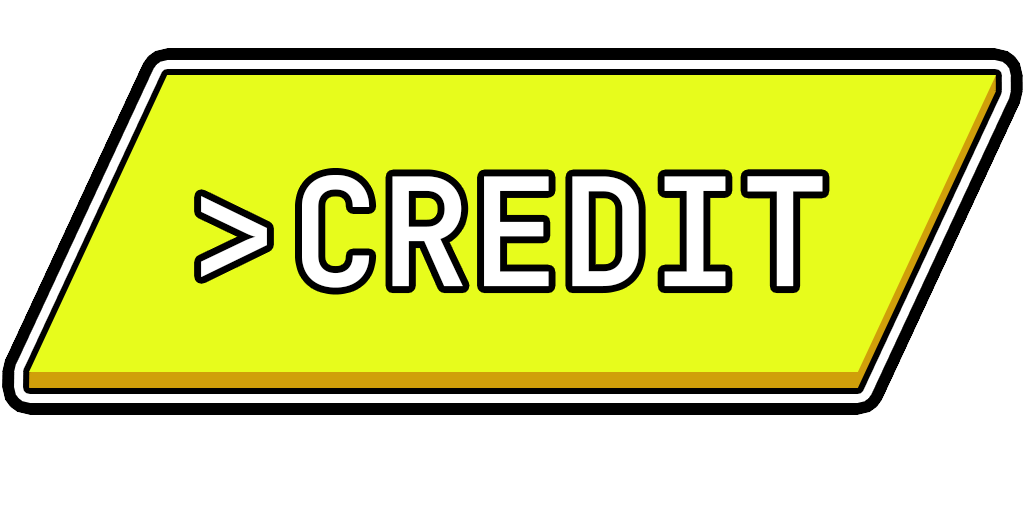
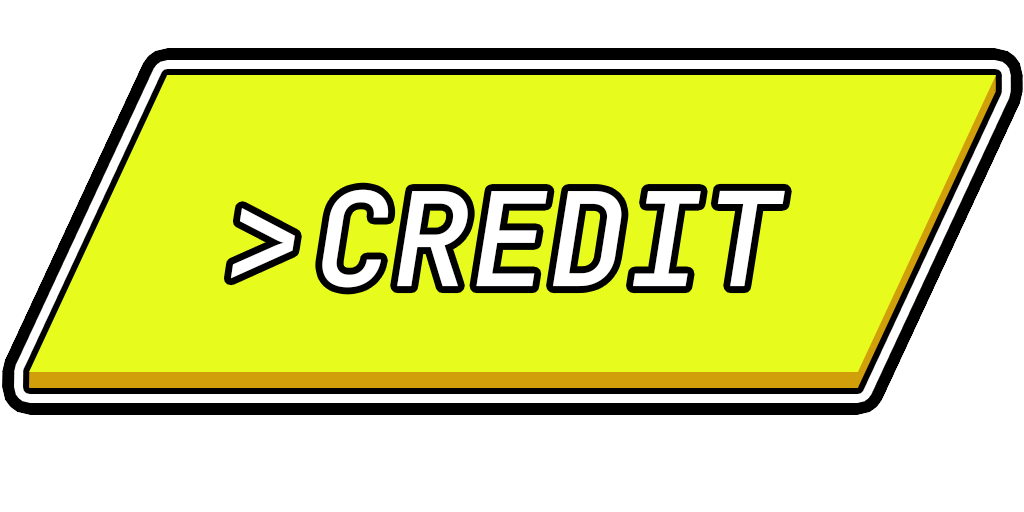
Before/after of a 1024 × 512 layered artwork. What changed in the layer stack:
painted on "CREDIT" over [201, 175, 823, 288]